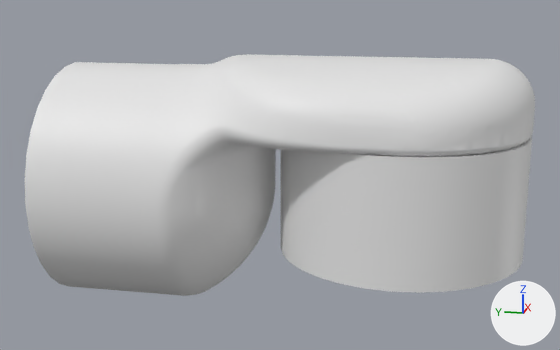
The COLLADA model irc_ros_description/meshes/igus_rebel_6dof_00/Joint1.dae: old version first, new version second.
Before and after are seen from a camera (50 mm lens) standing at (-0.331, -0.161, 0.087) and looking at (-0.001, -0.095, 0.004). The lights are fixed; the arrows at lower right show +X, +Y and +Z. The first picture is the older version. Vertices at exactly the same position are counted once.
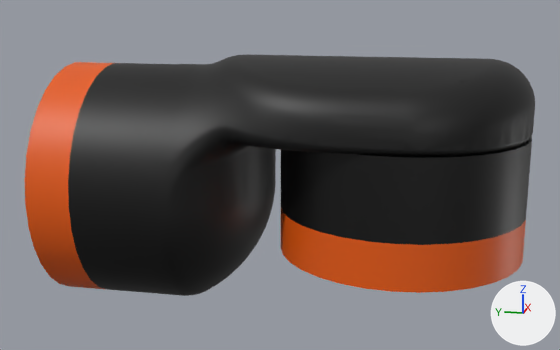
The newer file is also turned or shifted as a whole; pictures and numbers use the older file's frame.

Pixel boxes [x1, y1, x2, y2] of what changed, in the pictures (560 x 350 px):
part 1 of me_mesh_1, deleted: before [25, 62, 321, 235]
part 2 of me_mesh_1, recoloured (white to black): [68, 54, 535, 296] in both
part 3 of me_mesh_1, recoloured (white to orange): [281, 208, 526, 293] in both

The change in detail:
Material 'Material.002' (mat_material_002) is new.
Its base color is (0.0, 0.0, 0.0) (black #000000).
Material 'Material.003' (mat_material_003) is new.
Its base color is (0.799, 0.105, 0.0) (orange #e75b00).
me_mesh_1 is used by ob_object_1; location (0.0, 0.0, 0.0).
me_mesh_1 had 5459 vertices, 10932 faces and spanned x -0.052..0.052, y -0.202..0.0, z -0.052..0.057.
me_mesh_1 now has 5296 vertices, 10646 faces and spans x -0.052..0.052, y -0.202..0.0, z -0.052..0.057.
me_mesh_1 part 1: 159 vertices removed from x -0.052..0.052, y -0.113..0.0, z -0.052..0.052.
me_mesh_1 part 2: 10088 faces spanning x -0.052..0.052, y -0.202..0.0, z -0.052..0.057 switch from no material to mat_material_002 (black #000000).
me_mesh_1 part 3: 70 faces spanning x -0.052..0.052, y -0.202..0.0, z -0.026..0.051 switch from no material to mat_material_003 (orange #e75b00).
Other edits to the shape of me_mesh_1 do not show in these pictures.
